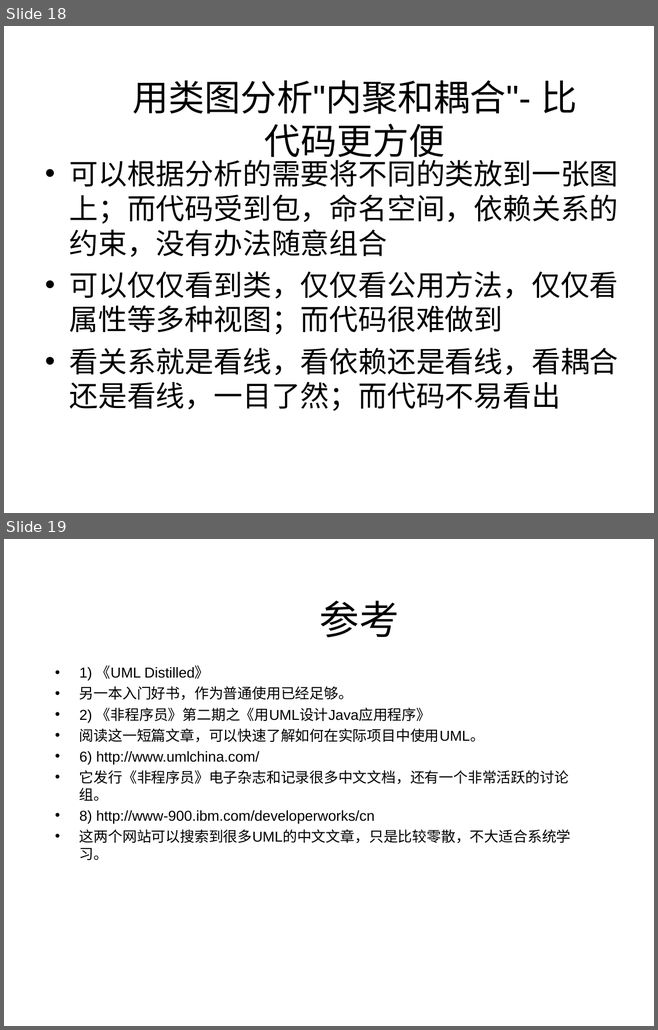
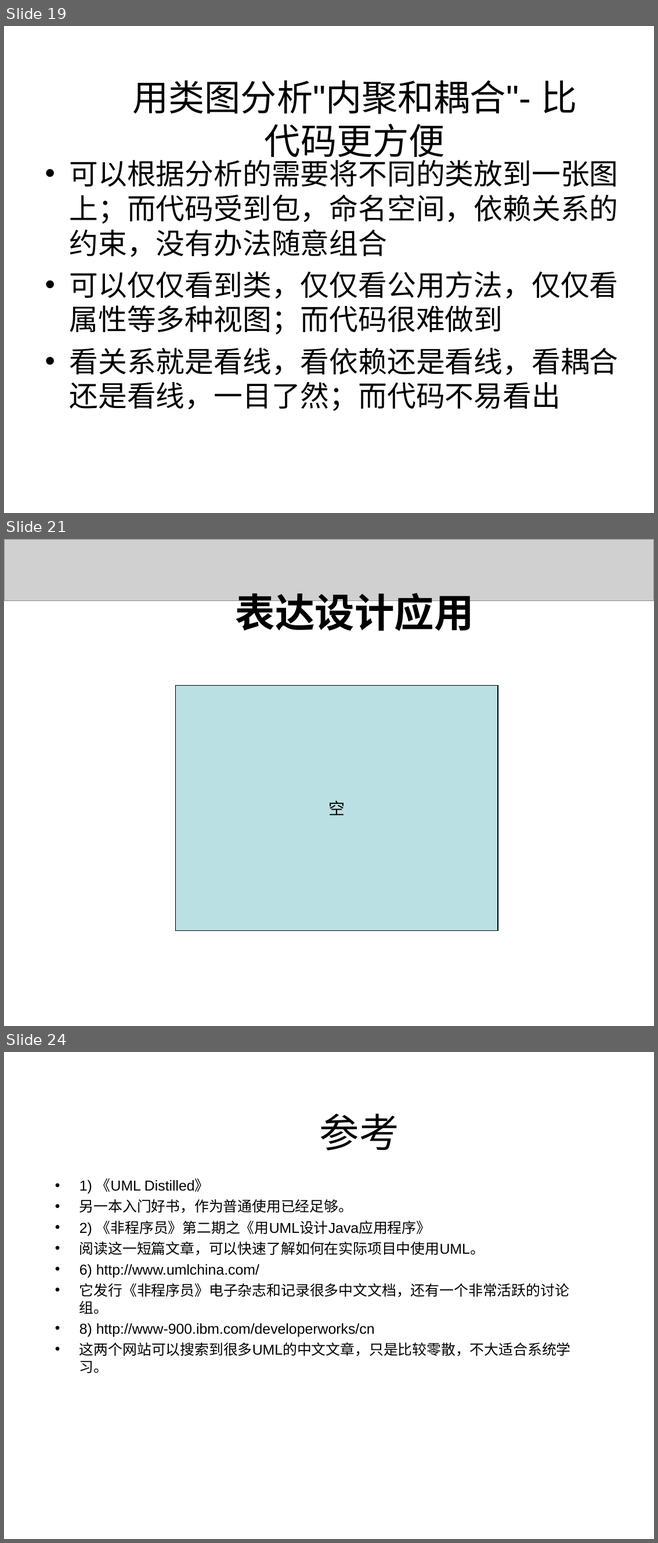
Before and after one commit to 1000copy/delpy, a slide deck: docs/1021project/UML理论和实践.ppt. Shown one above the other, each under a label of ours: slides 18 and 19 before the commit, slides 19, 21 and 24 after it; the slides between them are not shown. The pictures are 658x1030 and 658x1543 pixels, drawn with LibreOffice and Linux fonts; fonts in the diff are those of the drawing; grey boxes stand for pictures; background and template pictures are left out. Boxes give left, top, right and bottom in pixels: in the first picture for what was removed or moved away, otherwise in the second. Text is boxed around its words. In the diff, an @@ line names an element or a change of style, - is before the commit and + after.

```diff
--- a/docs/1021project/UML理论和实践.ppt
+++ b/docs/1021project/UML理论和实践.ppt
@@ slide 21 added at <box>4,539,654,1026</box>, background #FFFFFF @@
@@ picture added at <box>4,539,654,600</box> @@
@@ text added at <box>235,593,474,637</box>, 44 pt, text #000000, bold @@
+表达设计应用
@@ rectangle added at <box>176,685,498,931</box>, fill #BBE0E3, outline #000000 0.74 pt, 18 pt, text #000000 @@
+空
@@ what was slide 18 is now slide 19 @@
@@ what was slide 19 is now slide 24 @@
```
Also in this commit, not shown: 5 slides changed, 6 other slides added, 2 slides removed.
